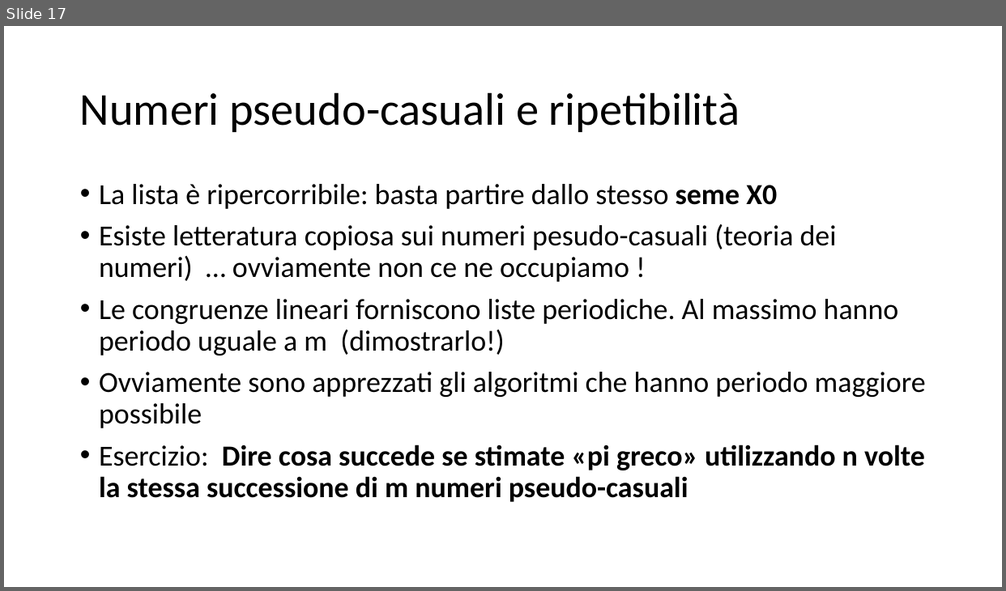
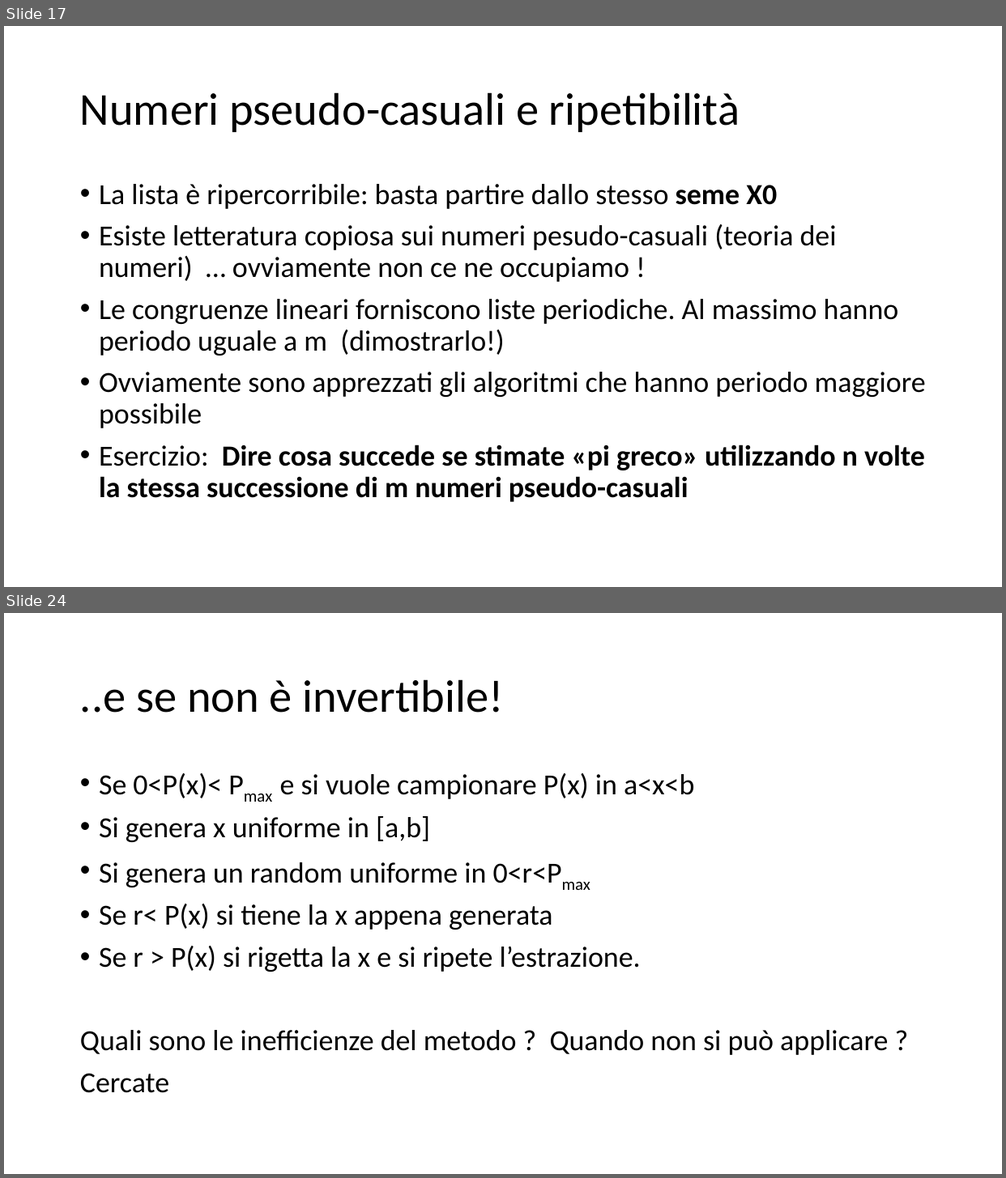
Before and after one commit to marcomonte94/Montecarlo, a slide deck: Slide Corso Metodi Montecarlo.pptx. Shown one above the other, each under a label of ours: slide 17 before the commit, slides 17 and 24 after it; the slides between them are not shown. The pictures are 1006x591 and 1006x1178 pixels, drawn with LibreOffice and Linux fonts; fonts in the diff are those of the drawing. Boxes give left, top, right and bottom in pixels: in the first picture for what was removed or moved away, otherwise in the second. Text is boxed around its words. In the diff, an @@ line names an element or a change of style, - is before the commit and + after.

```diff
--- a/Slide Corso Metodi Montecarlo.pptx
+++ b/Slide Corso Metodi Montecarlo.pptx
@@ slide 24 added at [4,613,1002,1174], background #FFFFFF @@
@@ title added at [80,679,504,713], 44 pt, text #000000 @@
+..e se non è invertibile!
@@ text added at [80,773,888,1093], 28 pt, text #000000 @@
+• Se 0<P(x)< Pmax e si vuole campionare P(x) in a<x<b
+• Si genera x uniforme in [a,b]
+• Si genera un random uniforme in 0<r<Pmax
+• Se r< P(x) si tiene la x appena generata
+• Se r > P(x) si rigetta la x e si ripete l’estrazione.
+Quali sono le inefficienze del metodo ? Quando non si può applicare ?
+Cercate
```
Also in this commit, not shown: 6 other slides added.
